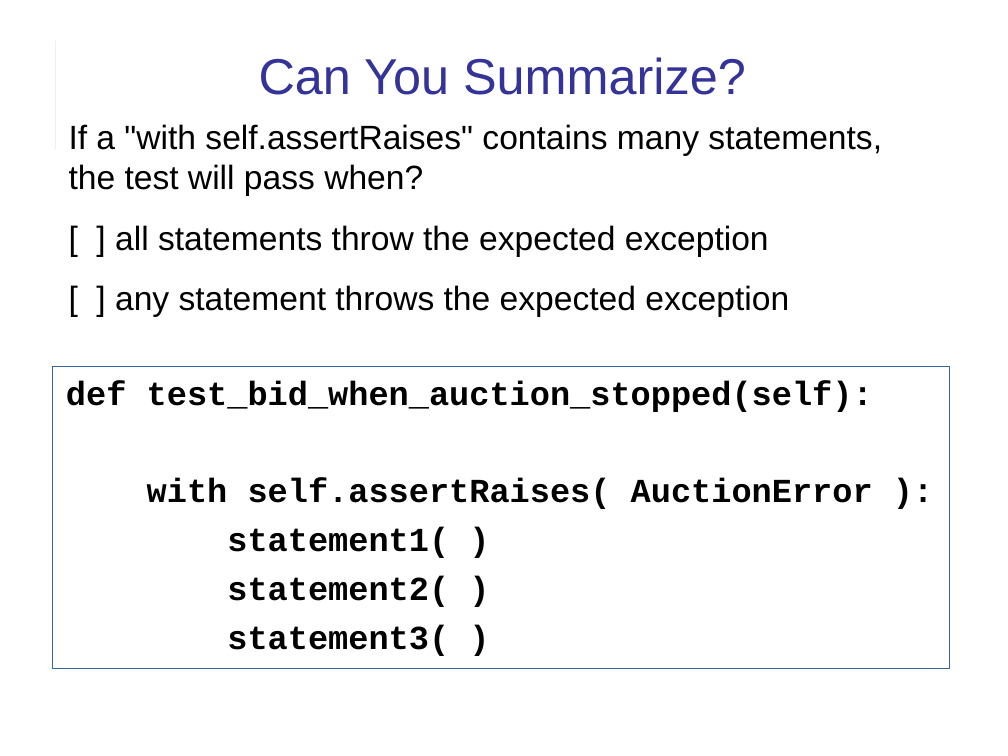
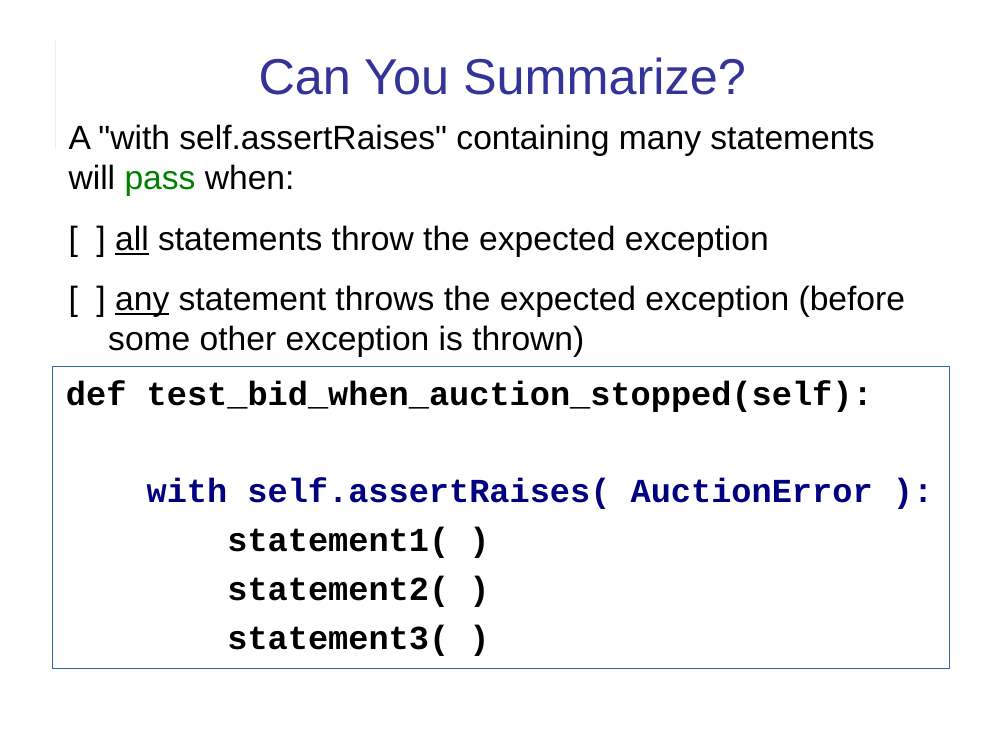
Before and after one commit to cpske/ISP, a slide deck: slide 13 of assignment/feedback/LabExam1-feedback.odp (slide 12 before the commit). Drawn at 1008x756 pixels with LibreOffice and Linux fonts; fonts in the diff are those of the drawing. Boxes give left, top, right and bottom in pixels: in the first picture for what was removed or moved away, otherwise in the second. Text is boxed around its words. In the diff, an @@ line names an element or a change of style, - is before the commit and + after.

```diff
--- a/assignment/feedback/LabExam1-feedback.odp
+++ b/assignment/feedback/LabExam1-feedback.odp
@@ text at [69, 124, 874, 196]: text changed @@
-If a "with self.assertRaises" contains many statements, the test will pass when?
+A "with self.assertRaises" containing many statements
+will pass when:
@@ text at [115, 225, 769, 257]: underline on in "all" @@
@@ text at [108, 285, 905, 357]: text changed @@
-[ ] any statement throws the expected exception
+[ ] any statement throws the expected exception (before some other exception is thrown)
@@ text in rectangle at [147, 478, 873, 509]: text colour #000000 to #000080 in "with self.assertRaises( AuctionError ):" @@
```
Also in this commit, not shown: 12 other slides changed, 3 slides added, 5 other files.
